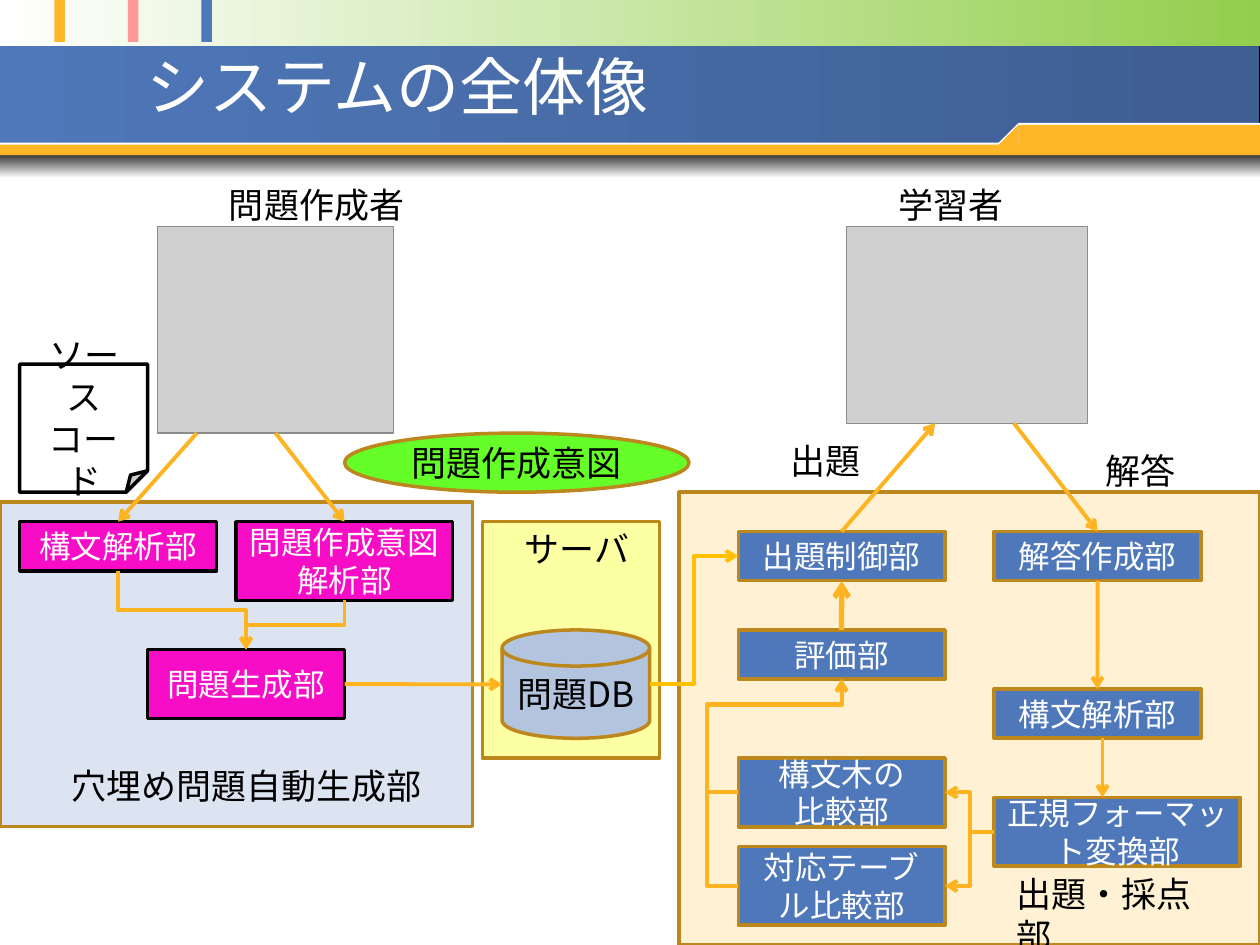
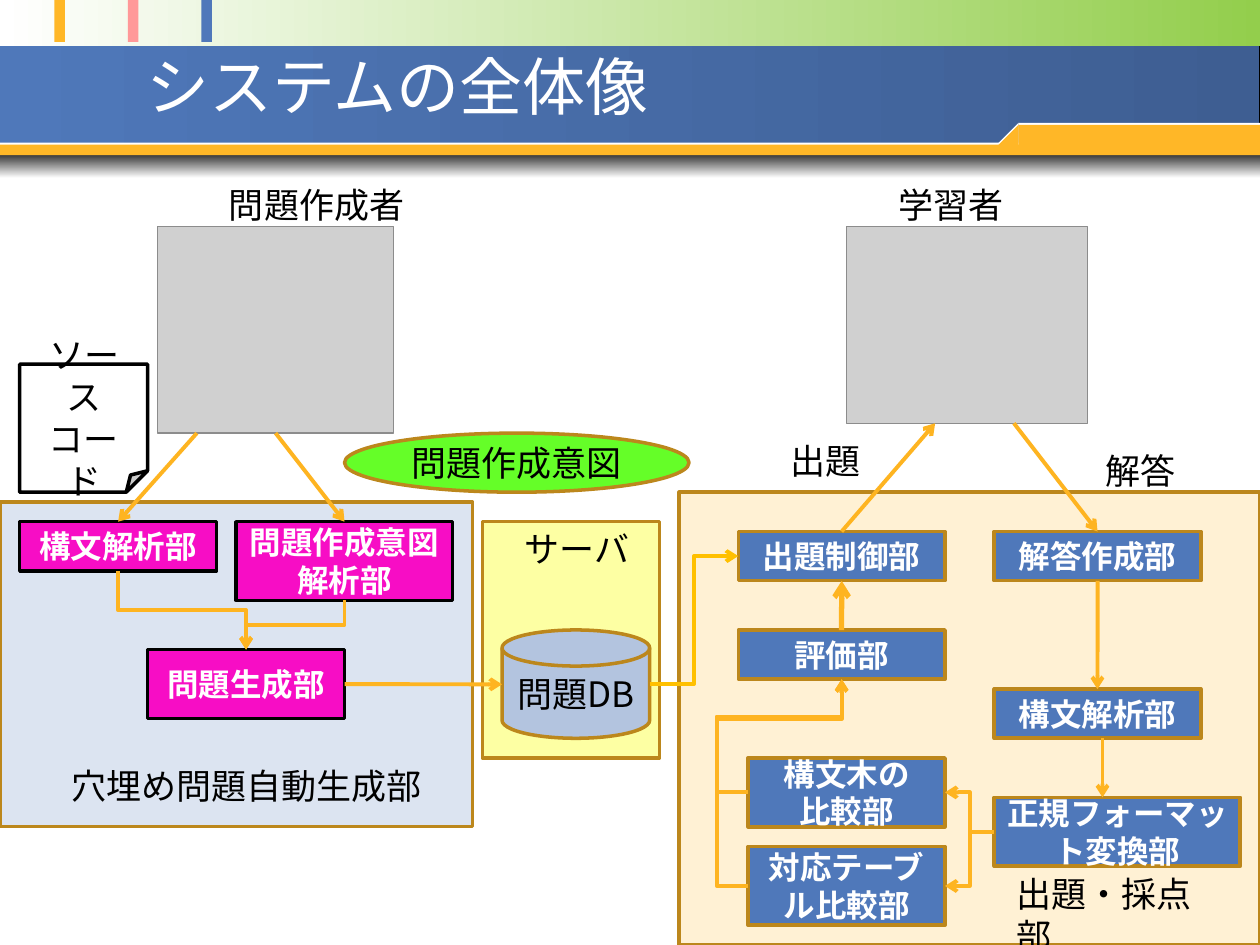
Before and after one commit to opu-yokotalab/learn-ari-thesis, a slide deck: slide 29 of pptx/20100127~20100211発表資料1.pptx. Drawn at 1260x945 pixels with LibreOffice and Linux fonts; fonts in the diff are those of the drawing; grey boxes stand for pictures. Boxes give left, top, right and bottom in pixels: in the first picture for what was removed or moved away, otherwise in the second. Text is boxed around its words. In the diff, an @@ line names an element or a change of style, - is before the commit and + after.

```diff
--- a/pptx/20100127~20100211発表資料1.pptx
+++ b/pptx/20100127~20100211発表資料1.pptx
@@ elbow arrow moved from (738, 886) - (842, 679) to (748, 886) - (842, 679) @@
@@ elbow arrow moved from (738, 793) - (842, 679) to (748, 793) - (842, 679) @@
@@ bold on in 10 elements at <box>20,522,217,571</box>, <box>236,522,452,601</box>, <box>147,650,344,719</box>, <box>738,532,945,581</box>, <box>994,532,1201,581</box>, <box>994,798,1240,867</box>, <box>738,630,945,679</box>, <box>994,689,1201,738</box>, <box>748,847,945,926</box>, <box>748,759,945,828</box> @@
@@ rectangle "構文木の": place and size @@
-rectangle "構文木の" at <box>738,759,945,828</box>
+rectangle "構文木の" at <box>748,759,945,828</box>
@@ rectangle "対応テーブル比較部": place and size @@
-rectangle "対応テーブル比較部" at <box>738,847,945,926</box>
+rectangle "対応テーブル比較部" at <box>748,847,945,926</box>
```
Also in this commit, not shown: 3 other slides changed, 10 other files.
